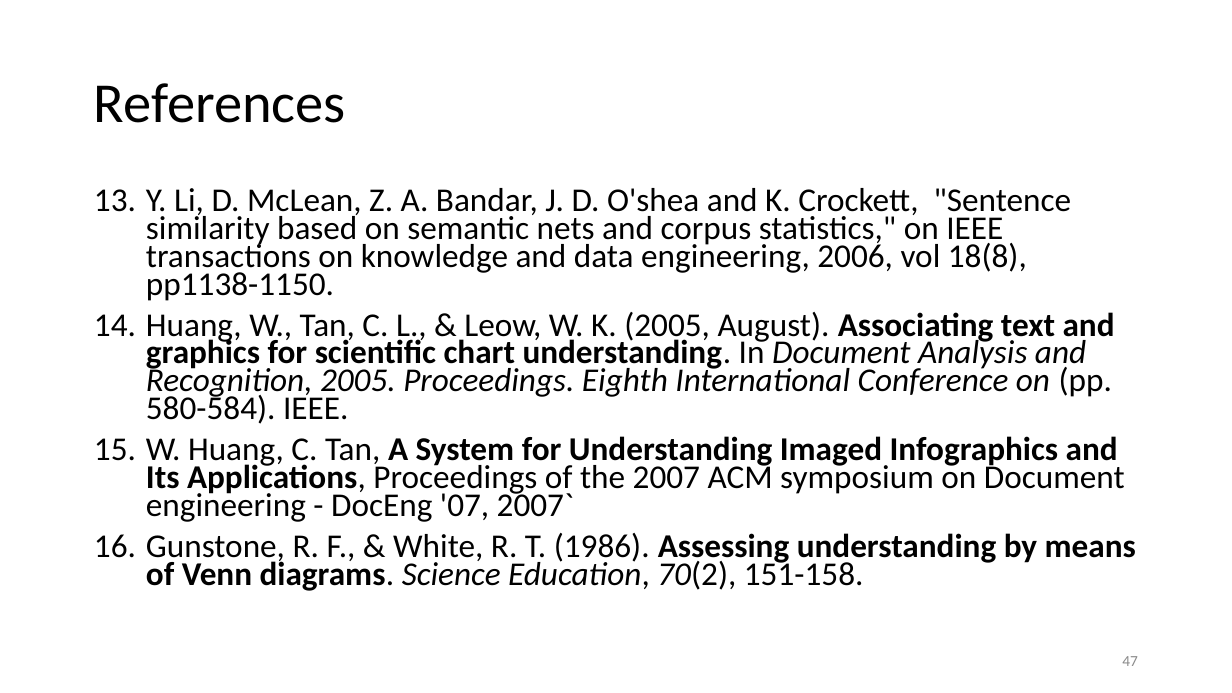
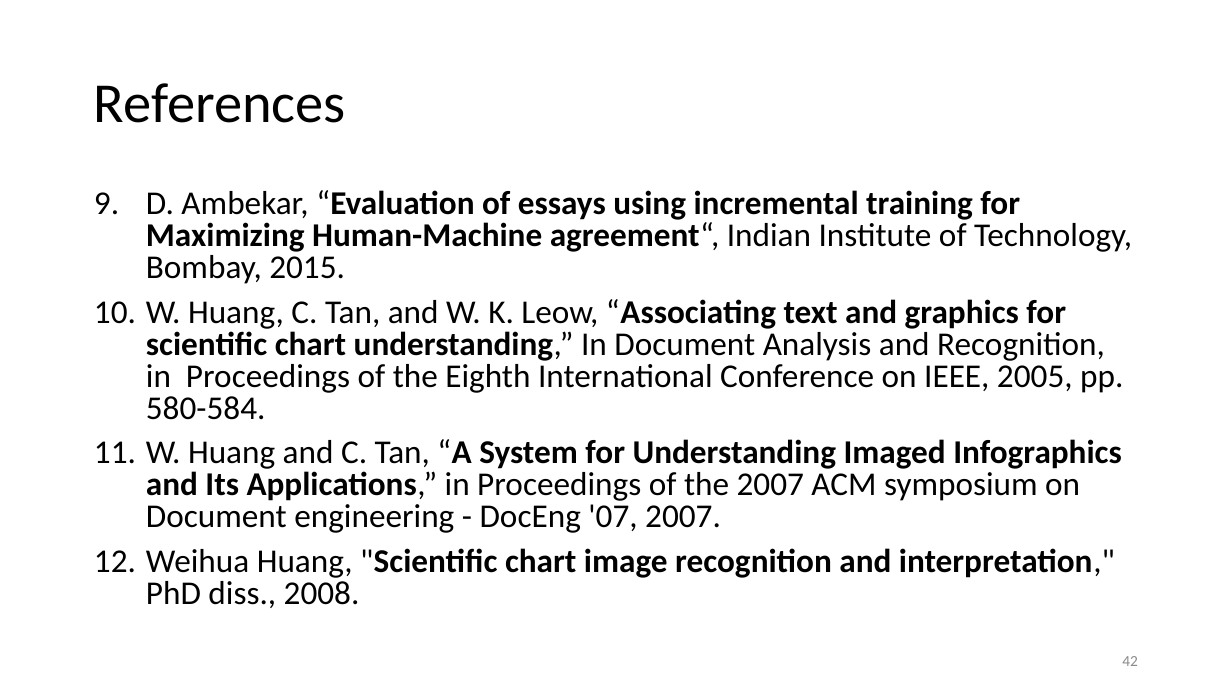
Before and after one commit to diunuge/Paper---Automatic-Assessment-of-Student-Answers-Consisting-of-Venn-and-Euler-Diagrams, a slide deck: slide 42 of MSc review/2/MSC review.pptx (slide 47 before the commit). Drawn at 1232x693 pixels with LibreOffice and Linux fonts; fonts in the diff are those of the drawing; background and template pictures are left out. Boxes give left, top, right and bottom in pixels: in the first picture for what was removed or moved away, otherwise in the second. Text is boxed around its words. In the diff, an @@ line names an element or a change of style, - is before the commit and + after.

```diff
--- a/MSc review/2/MSC review.pptx
+++ b/MSc review/2/MSC review.pptx
@@ text at (146, 190, 1132, 608): text changed @@
-13. Y. Li, D. McLean, Z. A. Bandar, J. D. O'shea and K. Crockett, "Sentence similarity based on semantic nets and corpus statistics," on IEEE transactions on knowledge and data engineering, 2006, vol 18(8), pp1138-1150.
-14. Huang, W., Tan, C. L., & Leow, W. K. (2005, August). Associating text and graphics for scientific chart understanding. In Document Analysis and Recognition, 2005. Proceedings. Eighth International Conference on (pp. 580-584). IEEE.
-15. W. Huang, C. Tan, A System for Understanding Imaged Infographics and Its Applications, Proceedings of the 2007 ACM symposium on Document engineering - DocEng '07, 2007`
-16. Gunstone, R. F., & White, R. T. (1986). Assessing understanding by means of Venn diagrams. Science Education, 70(2), 151-158.
+9. D. Ambekar, “Evaluation of essays using incremental training for Maximizing Human-Machine agreement“, Indian Institute of Technology, Bombay, 2015.
+10. W. Huang, C. Tan, and W. K. Leow, “Associating text and graphics for scientific chart understanding,” In Document Analysis and Recognition, in Proceedings of the Eighth International Conference on IEEE, 2005, pp. 580-584.
+11. W. Huang and C. Tan, “A System for Understanding Imaged Infographics and Its Applications,” in Proceedings of the 2007 ACM symposium on Document engineering - DocEng '07, 2007.
+12. Weihua Huang, "Scientific chart image recognition and interpretation," PhD diss., 2008.
@@ page number at (1122, 656, 1138, 666): text changed @@
-47
+42
```
Also in this commit, not shown: 18 other slides changed, 4 slides added, 9 slides removed, 7 other files.
